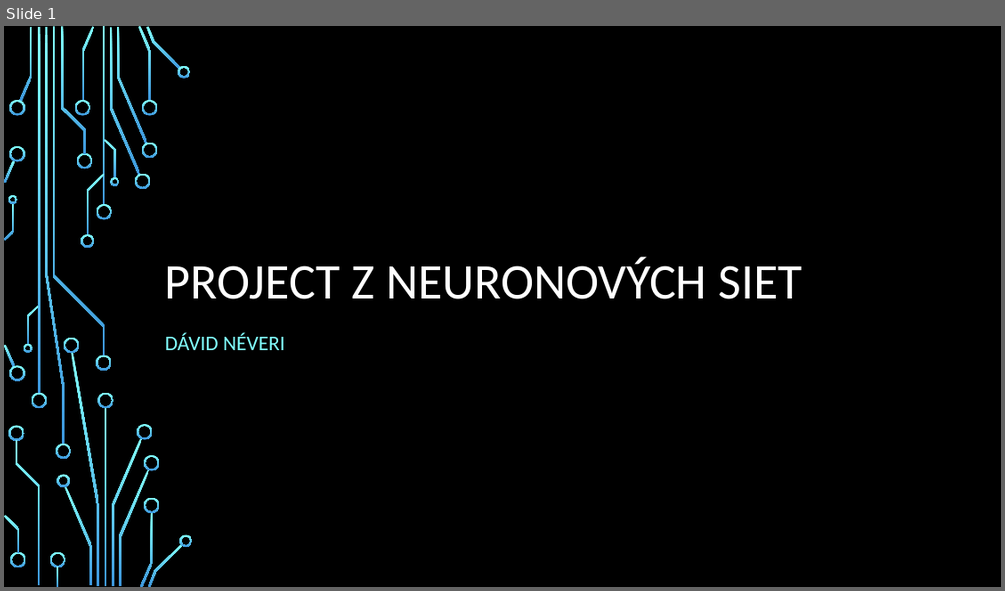
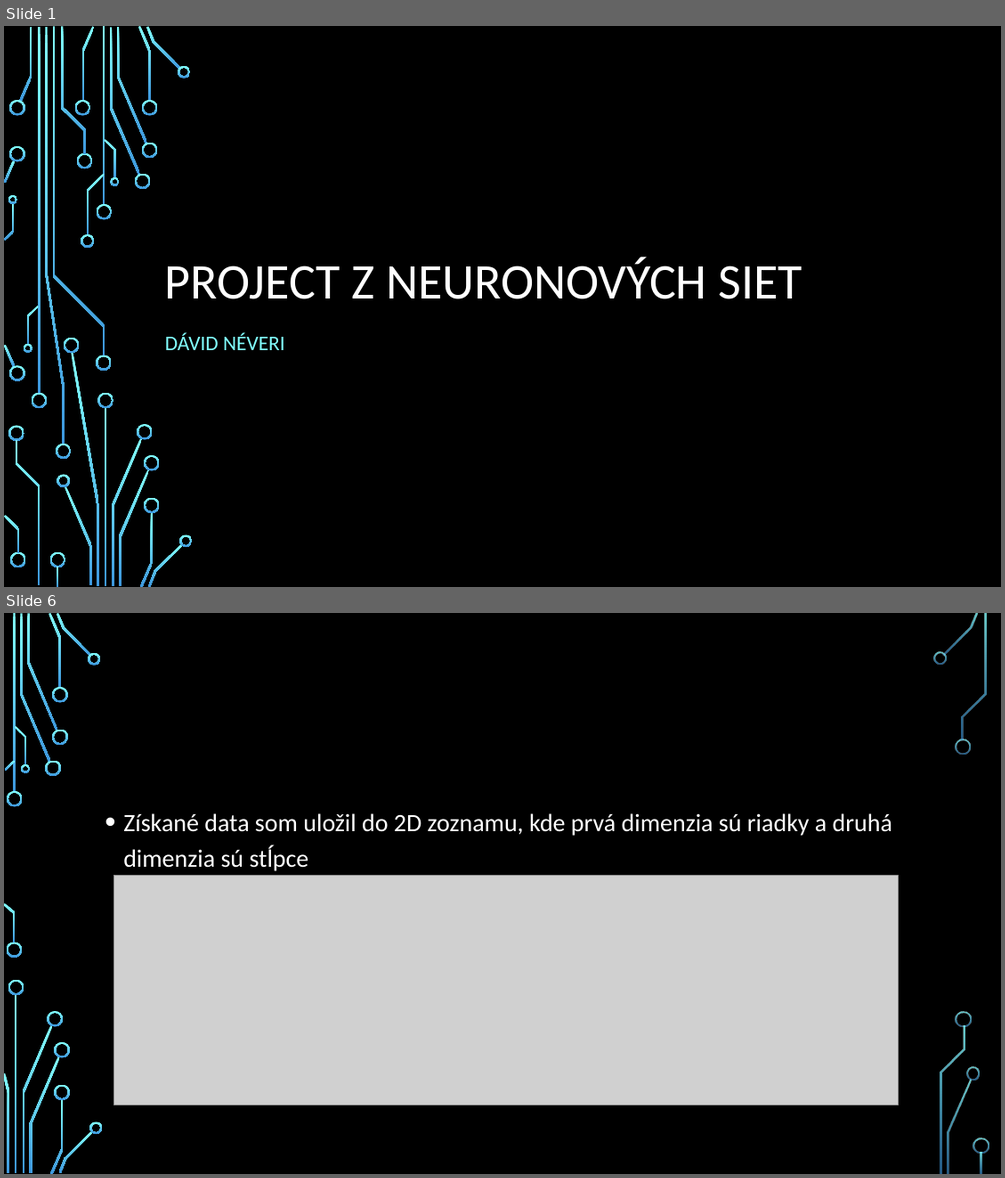
Before and after one commit to georgeob/Neveri_NS2020, a slide deck: Néveri_NS2019.pptx. Shown one above the other, each under a label of ours: slide 1 before the commit, slides 1 and 6 after it; the slides between them are not shown. The pictures are 1005x591 and 1005x1178 pixels, drawn with LibreOffice and Linux fonts; fonts in the diff are those of the drawing; grey boxes stand for pictures; background and template pictures are left out. Boxes give left, top, right and bottom in pixels: in the first picture for what was removed or moved away, otherwise in the second. Text is boxed around its words. In the diff, an @@ line names an element or a change of style, - is before the commit and + after.

```diff
--- a/Néveri_NS2019.pptx
+++ b/Néveri_NS2019.pptx
@@ slide 6 added at box(4, 613, 1001, 1174), background picture (left out) @@
@@ text added at box(123, 813, 892, 871), 24 pt, text #FFFFFF @@
+• Získané data som uložil do 2D zoznamu, kde prvá dimenzia sú riadky a druhá dimenzia sú stĺpce
@@ picture added at box(114, 875, 898, 1104) @@
@@ group added at box(4, 613, 989, 1174): 33 freeform shapes, 3 rectangles @@
```
Also in this commit, not shown: 13 other slides added, 1 slide removed.
